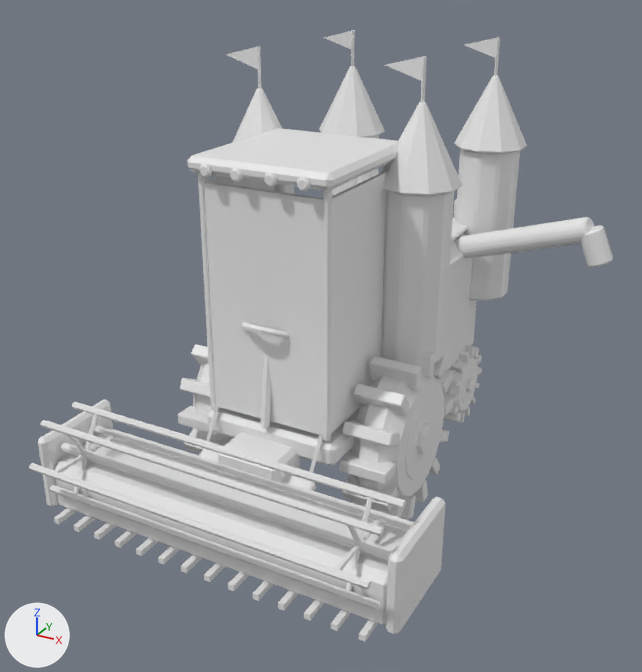
An edit to the FBX model art/tools/out/fortress.fbx, drawn before and after from the same camera.
The view is the same before and after, from a 50 mm lens placed at (8.34, -14.93, 10.86), pointed at (0.2, -0.13, 3.46). Every picture has the same lights, and +X, +Y and +Z are marked at lower left. The first picture is the older version.

In view in the first picture: 'Accent', 'Accent2', 'Accent2#Drum', 'Accent2#Spin1', 'Chrome', 'Dark', 'Glass', 'Light', 'Rubber#Spin1', 'Rubber#Spin2', 'Rubber#Spin3', 'Stone' and 5 more.
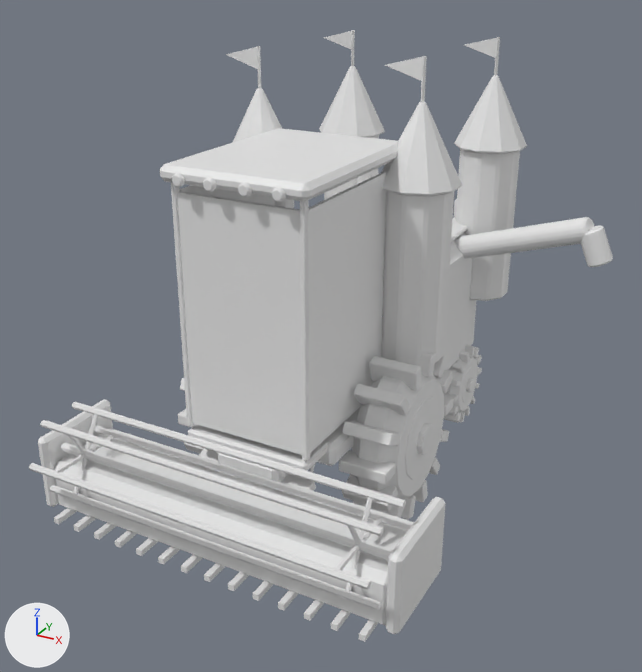
Location of each change, (x1, y1, x2, y2) in pixels of the pictures (642 x 672 px; the box of a moved part takes in the faces that stretch with it):
'Glass', reshaped (15% wider, 7% taller)
    before: (204, 171, 387, 436)
    after: (177, 171, 387, 455)
'Light', moved
    before: (200, 164, 311, 191)
    after: (172, 173, 286, 202)
part 1 of me_accent, moved or reshaped
    before: (187, 128, 398, 191)
    after: (160, 128, 398, 202)
part 2 of me_glass, moved or reshaped
    before: (204, 182, 323, 436)
    after: (177, 192, 302, 455)
part 3 of me_glass, moved or reshaped
    before: (331, 171, 387, 434)
    after: (309, 171, 387, 453)
part 4 of me_glass, moved or reshaped
    before: (206, 176, 274, 191)
    after: (180, 185, 275, 206)
part 6 of me_dark, moved or reshaped
    before: (323, 190, 332, 441)
    after: (300, 201, 310, 461)
part 7 of me_dark, moved or reshaped
    before: (198, 173, 217, 410)
    after: (171, 182, 195, 427)
part 8 of me_dark, added
    after: (188, 424, 341, 471)
'Rubber#Spin2', unchanged, covered by the edit
    before: (178, 344, 233, 455)
    after: (178, 378, 205, 455)

The edits, one by one:
me_light is used by ob_light; location (0.0, 0.0, 0.0).
me_light had 192 vertices, 200 faces and spanned x -1.12..1.12, y -2.25..-2.12, z 7.08..7.32.
me_light now has 192 vertices, 200 faces and spans x -1.12..1.12, y -3.05..-2.92, z 7.08..7.32.
me_light part 5: the whole mesh is moved by (0.0, -0.8, 0.0).
me_accent has 376 vertices, 356 faces and spans x -3.93..5.13, y -4.3..5.93, z 0.4..8.2.
me_accent is used by ob_accent; location (0.0, 0.0, 0.0).
me_accent part 1: all 12 vertices in x -1.5..1.5, y -2.15..-2.05, z 7.1..7.4 are moved by (0.0, -0.8, 0.0).
me_dark is used by ob_dark; location (0.0, 0.0, 0.0).
me_dark had 320 vertices, 334 faces and spanned x -3.75..3.75, y -4.2..5.14, z 0.35..9.0.
me_dark now has 344 vertices, 360 faces and spans x -3.75..3.75, y -4.2..5.14, z 0.35..9.0.
me_dark part 6: the loose piece of 36 vertices spanning x 1.22..1.38, y -1.97..-1.83, z 2.2..7.1 is moved by (0.0, -0.8, 0.0).
me_dark part 7: the loose piece of 36 vertices spanning x -1.38..-1.22, y -1.97..-1.83, z 2.2..7.1 is moved by (0.0, -0.8, 0.0).
me_dark part 8: a new loose piece of 24 vertices spanning x -1.35..1.35, y -2.8..-1.2, z 1.95..2.15.
me_glass is used by ob_glass; location (0.0, 0.0, 0.0).
Before the commit, vertices of me_glass: 10 (1.34, -1.85, 2.3), 11 (1.34, -1.85, 6.9) at pixel (331, 199), 14 (1.26, -1.85, 2.3), 15 (1.26, -1.85, 6.9).
Before the commit, vertices of me_glass: 18 (-1.26, -1.85, 2.3), 19 (-1.26, -1.85, 6.9) at pixel (205, 181), 22 (-1.34, -1.85, 2.3), 23 (-1.34, -1.85, 6.9).
me_glass had 24 vertices, 18 faces and spanned x -1.34..1.34, y -1.94..0.75, z 2.3..6.9.
me_glass now has 24 vertices, 18 faces and spans x -1.34..1.34, y -2.74..0.75, z 2.3..6.9.
me_glass part 2: the loose piece of 8 vertices spanning x -1.25..1.25, y -1.94..-1.86, z 2.3..6.9 is moved by (0.0, -0.8, 0.0).
Part 3, on me_glass:
Vertices 10, 11, 14, 15 of me_glass move by (0.0, -0.8, 0.0).
Part 4, on me_glass:
Vertices 18, 19, 22, 23 of me_glass move by (0.0, -0.8, 0.0).
